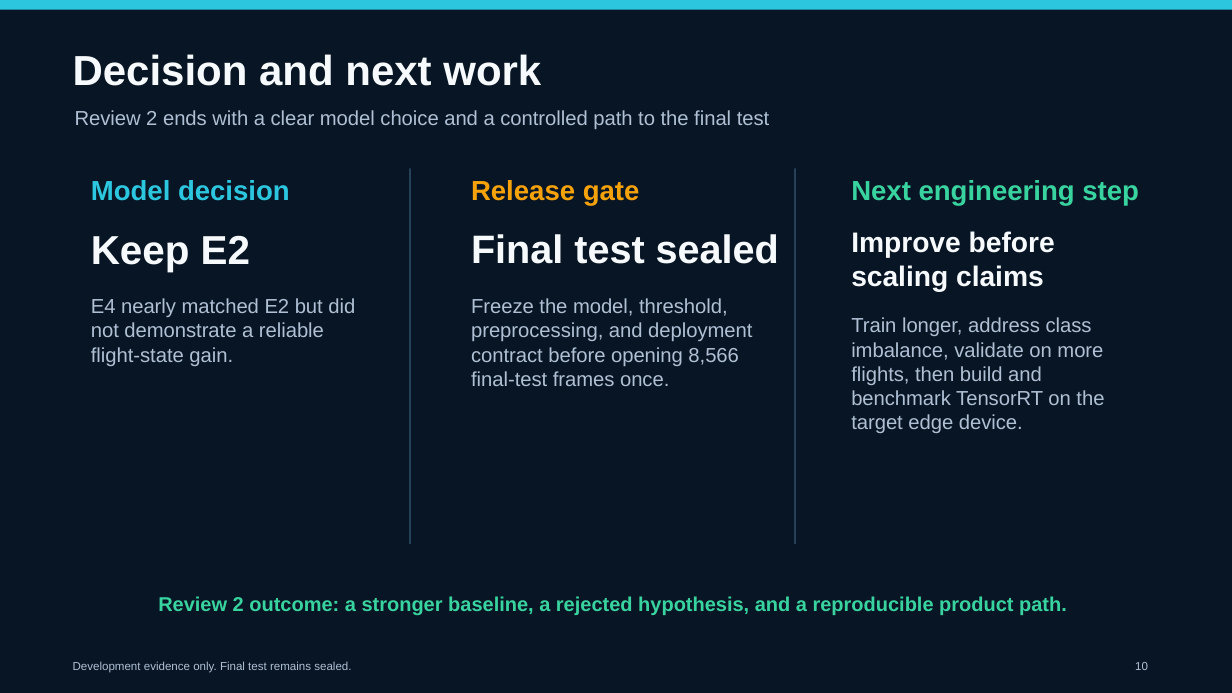
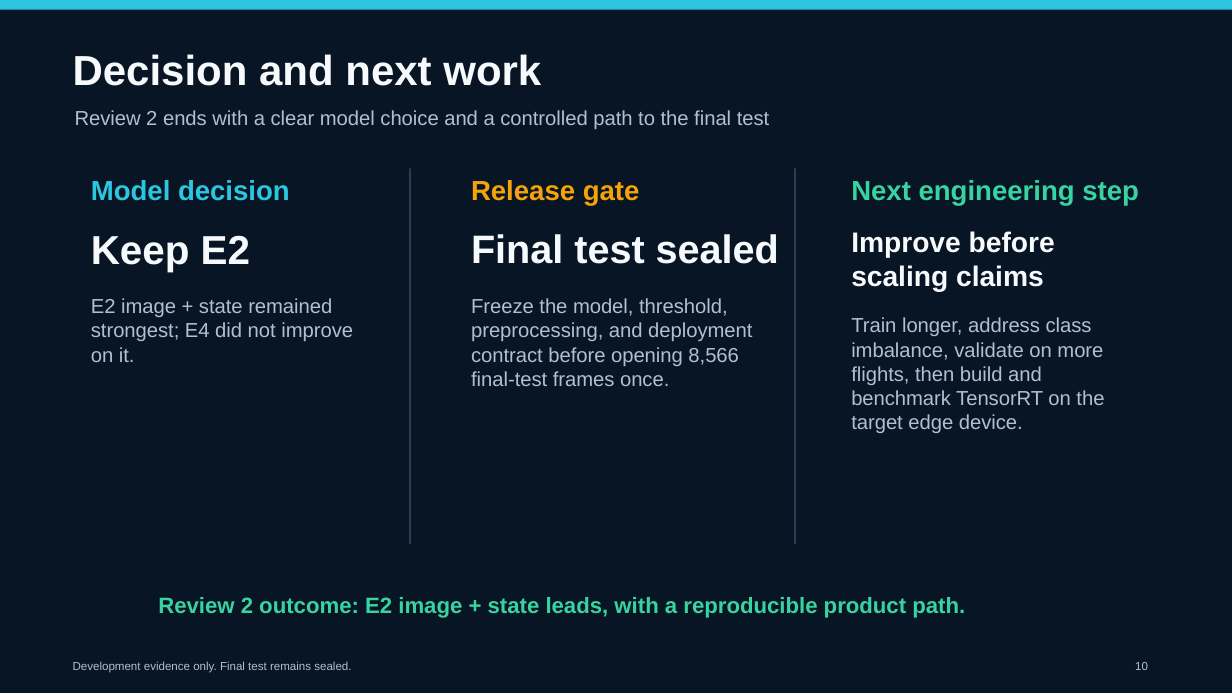
Before and after one commit to saran-gangster/code-cortex, a slide deck: slide 10 of docs/final-review2/AeroGuard_Review2_Final_Deck.pptx. Drawn at 1232x693 pixels with LibreOffice and Linux fonts; fonts in the diff are those of the drawing. Boxes give left, top, right and bottom in pixels: in the first picture for what was removed or moved away, otherwise in the second. Text is boxed around its words. In the diff, an @@ line names an element or a change of style, - is before the commit and + after.

Commit message:
Correct E1 and E2 labels across review materials

```diff
--- a/docs/final-review2/AeroGuard_Review2_Final_Deck.pptx
+++ b/docs/final-review2/AeroGuard_Review2_Final_Deck.pptx
@@ text at (91, 298, 353, 362): text changed @@
-E4 nearly matched E2 but did not demonstrate a reliable flight-state gain.
+E2 image + state remained strongest; E4 did not improve on it.
@@ text at (158, 597, 965, 618): text changed; size 15.6 to 17.2 pt @@
-Review 2 outcome: a stronger baseline, a rejected hypothesis, and a reproducible product path.
+Review 2 outcome: E2 image + state leads, with a reproducible product path.
```
Also in this commit, not shown: 5 other slides changed, 29 other files.
